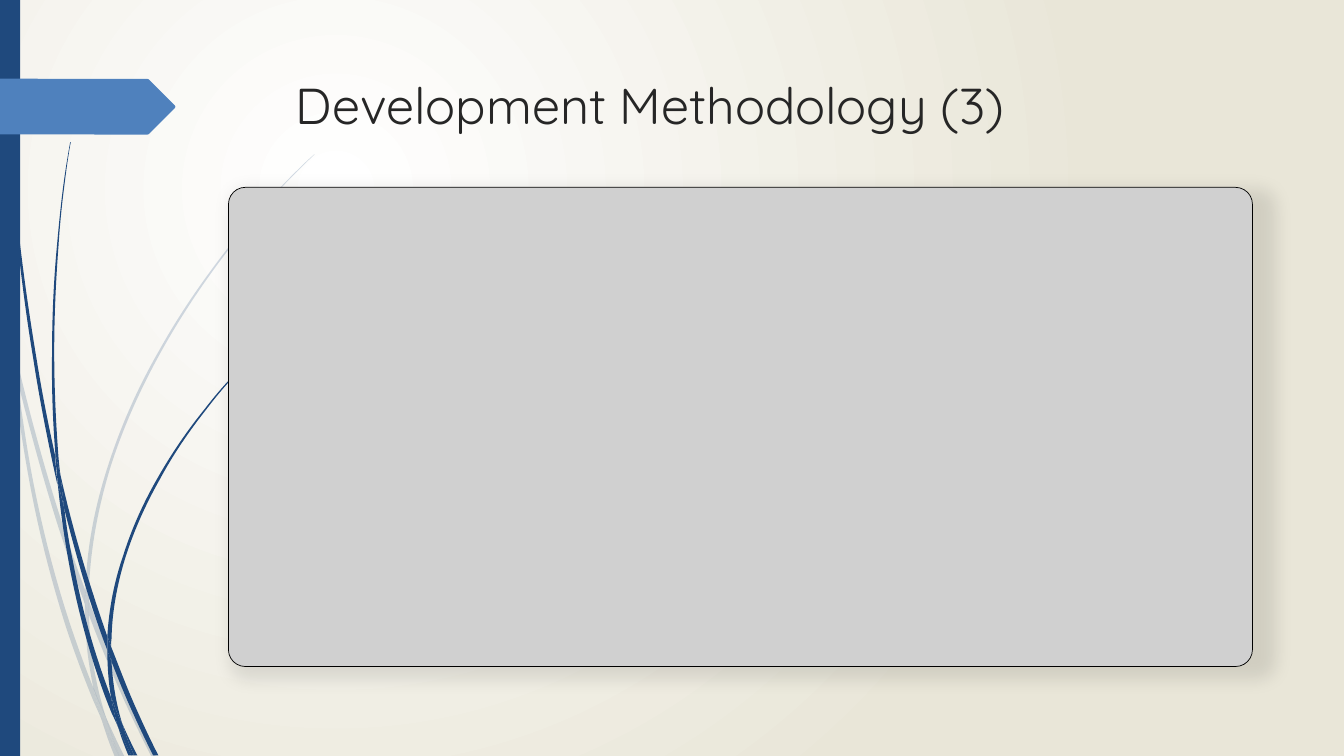
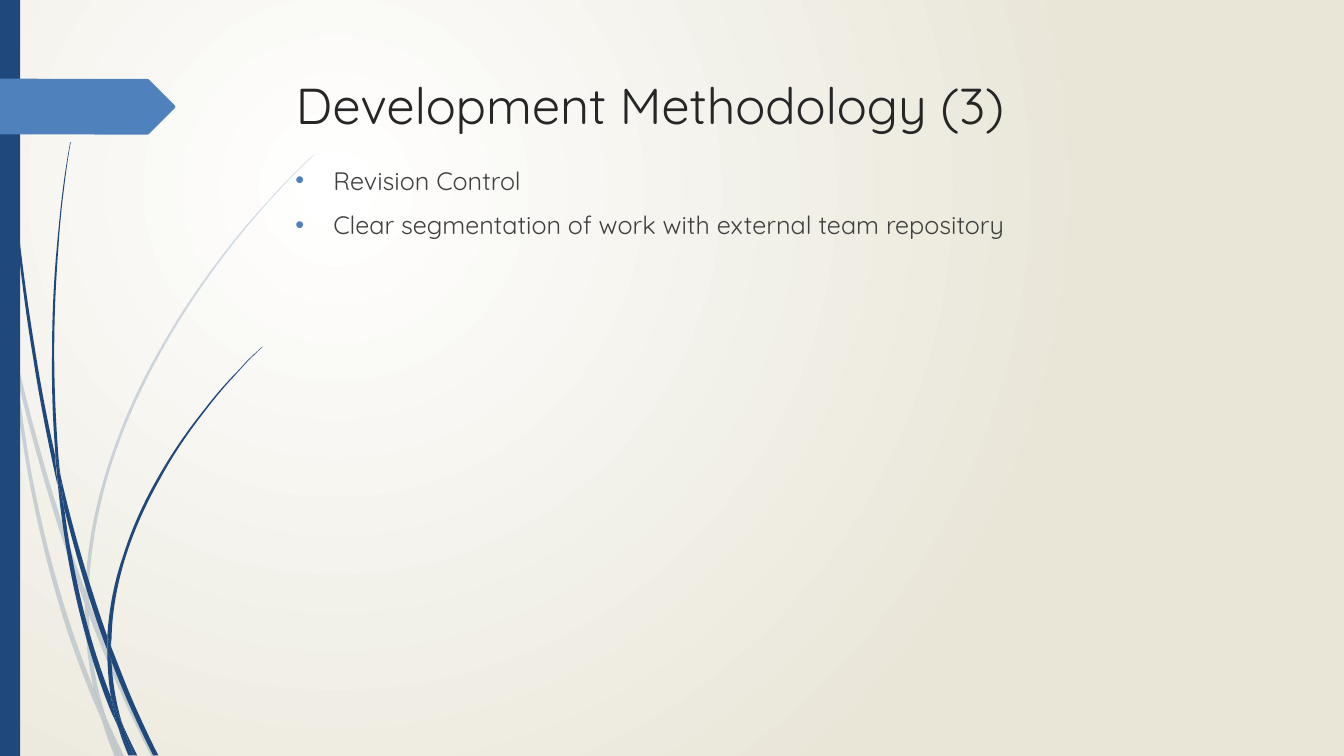
Before and after one commit to Jmr-Work/Pivotal_Presentation, a slide deck: slide 6 of Suppl/Pivotal Presentation - DTECTS.pptx. Drawn at 1344x756 pixels with LibreOffice and Linux fonts; fonts in the diff are those of the drawing; grey boxes stand for pictures. Boxes give left, top, right and bottom in pixels: in the first picture for what was removed or moved away, otherwise in the second. Text is boxed around its words. In the diff, an @@ line names an element or a change of style, - is before the commit and + after.

```diff
--- a/Suppl/Pivotal Presentation - DTECTS.pptx
+++ b/Suppl/Pivotal Presentation - DTECTS.pptx
@@ text added at <box>333,171,1004,239</box>, 18 pt, text #404040 @@
+• Revision Control
+• Clear segmentation of work with external team repository
@@ picture removed at <box>229,188,1253,666</box> @@
```
Also in this commit, not shown: 1 other slide changed, 6 slides added, 31 other files.
